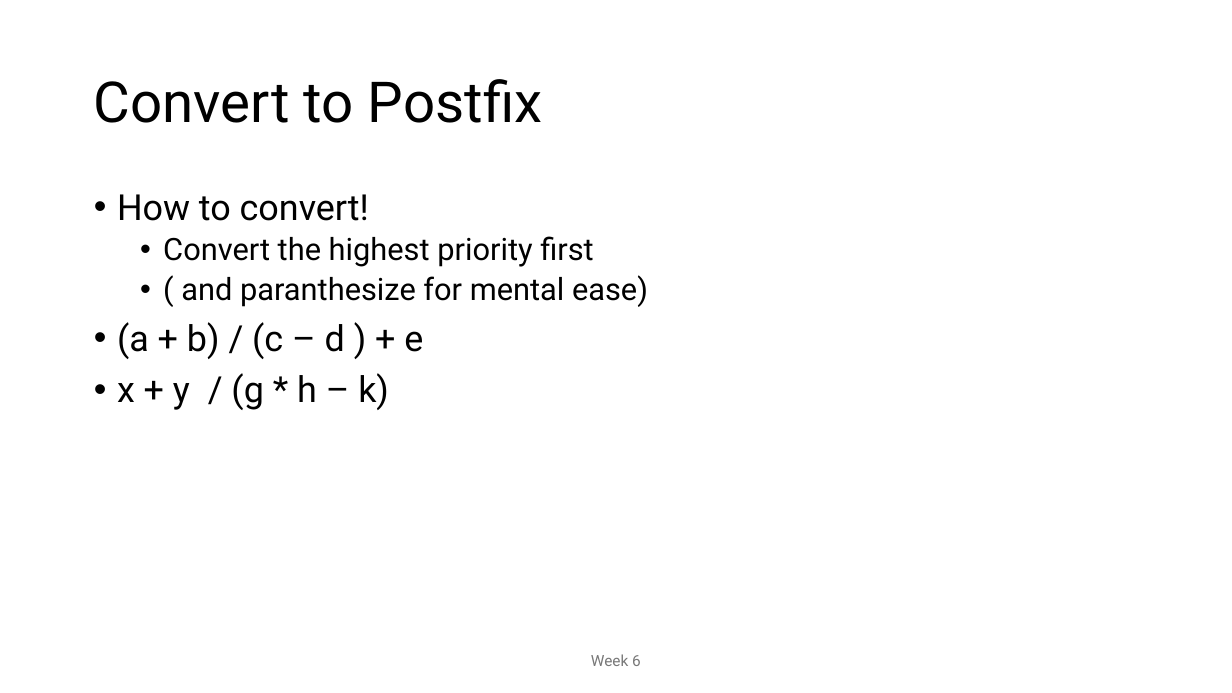
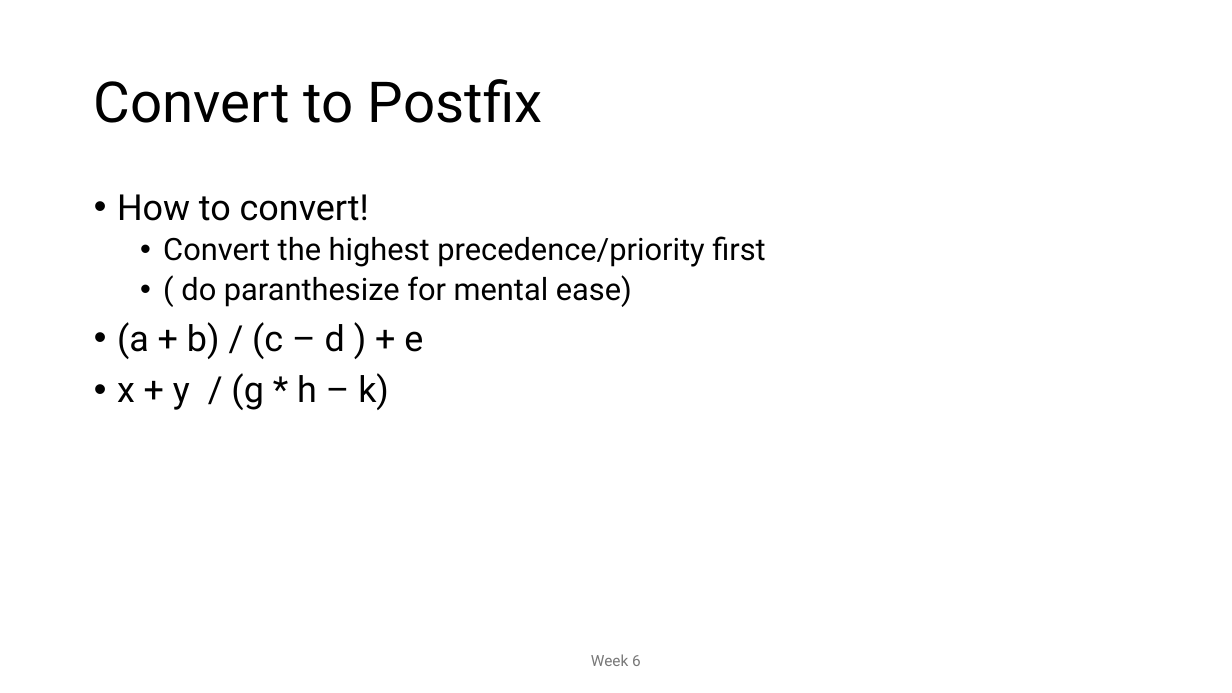
Before and after one commit to MoklaEducation/ems_winter_2025_acsl101, a slide deck: slide 43 of all/ExploringCSConceptsViaACSLCompetitions_all.pptx. Drawn at 1232x693 pixels with LibreOffice and Linux fonts; fonts in the diff are those of the drawing. Boxes give left, top, right and bottom in pixels: in the first picture for what was removed or moved away, otherwise in the second. Text is boxed around its words. In the diff, an @@ line names an element or a change of style, - is before the commit and + after.

```diff
--- a/all/ExploringCSConceptsViaACSLCompetitions_all.pptx
+++ b/all/ExploringCSConceptsViaACSLCompetitions_all.pptx
@@ text at <box>163,236,765,307</box>: text changed @@
-  • Convert the highest priority first
-  • ( and paranthesize for mental ease)
+  • Convert the highest precedence/priority first
+  • ( do paranthesize for mental ease)
```
Also in this commit, not shown: 7 other slides changed, 6 other files.
